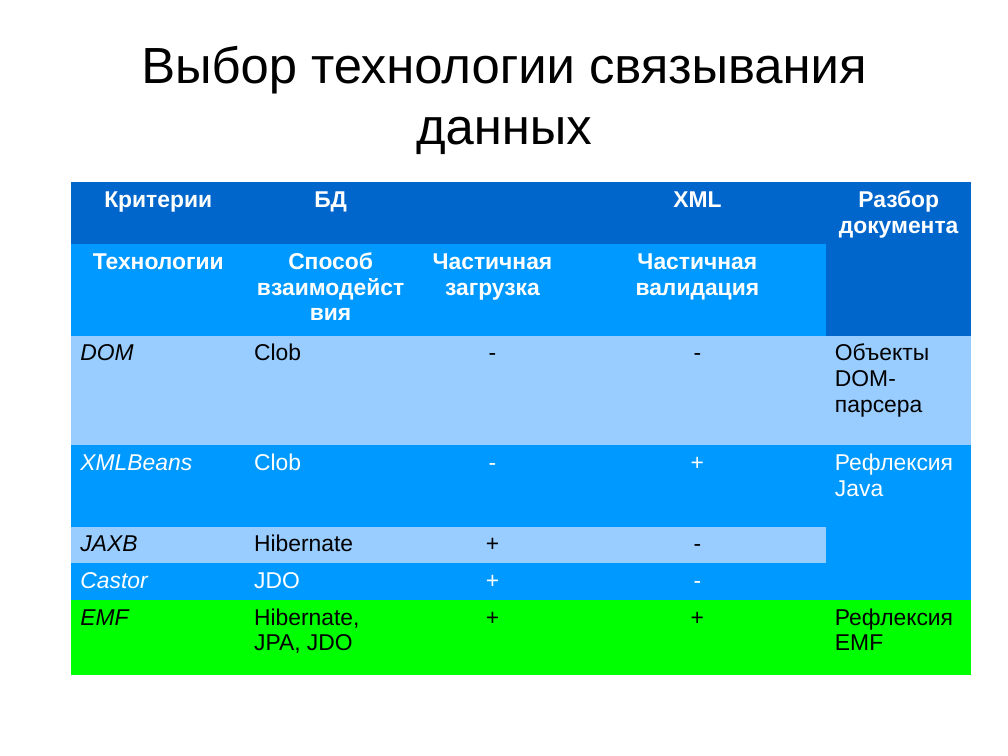
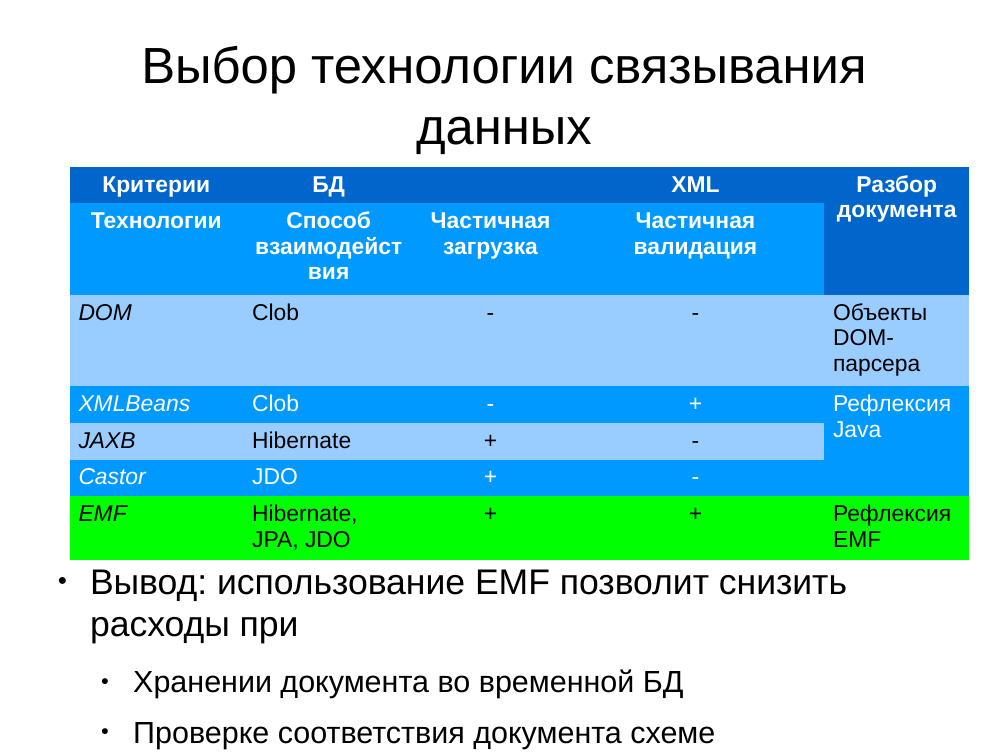
Before and after one commit to aeremenok/a-team-777, a slide deck: slide 12 of diploma/eav/diploma/demo.odp (slide 11 before the commit). Drawn at 1008x756 pixels with LibreOffice and Linux fonts; fonts in the diff are those of the drawing. Boxes give left, top, right and bottom in pixels: in the first picture for what was removed or moved away, otherwise in the second. Text is boxed around its words. In the diff, an @@ line names an element or a change of style, - is before the commit and + after.

```diff
--- a/diploma/eav/diploma/demo.odp
+++ b/diploma/eav/diploma/demo.odp
@@ table: place and size @@
-table at [71,182,971,670]
+table at [70,166,970,554]
@@ text added at [90,569,847,749], 24 pt, text #000000 @@
+● Вывод: использование EMF позволит снизить расходы при
+  ● Хранении документа во временной БД
+  ● Проверке соответствия документа схеме
```
Also in this commit, not shown: 2 other slides changed, 1 slide added.
